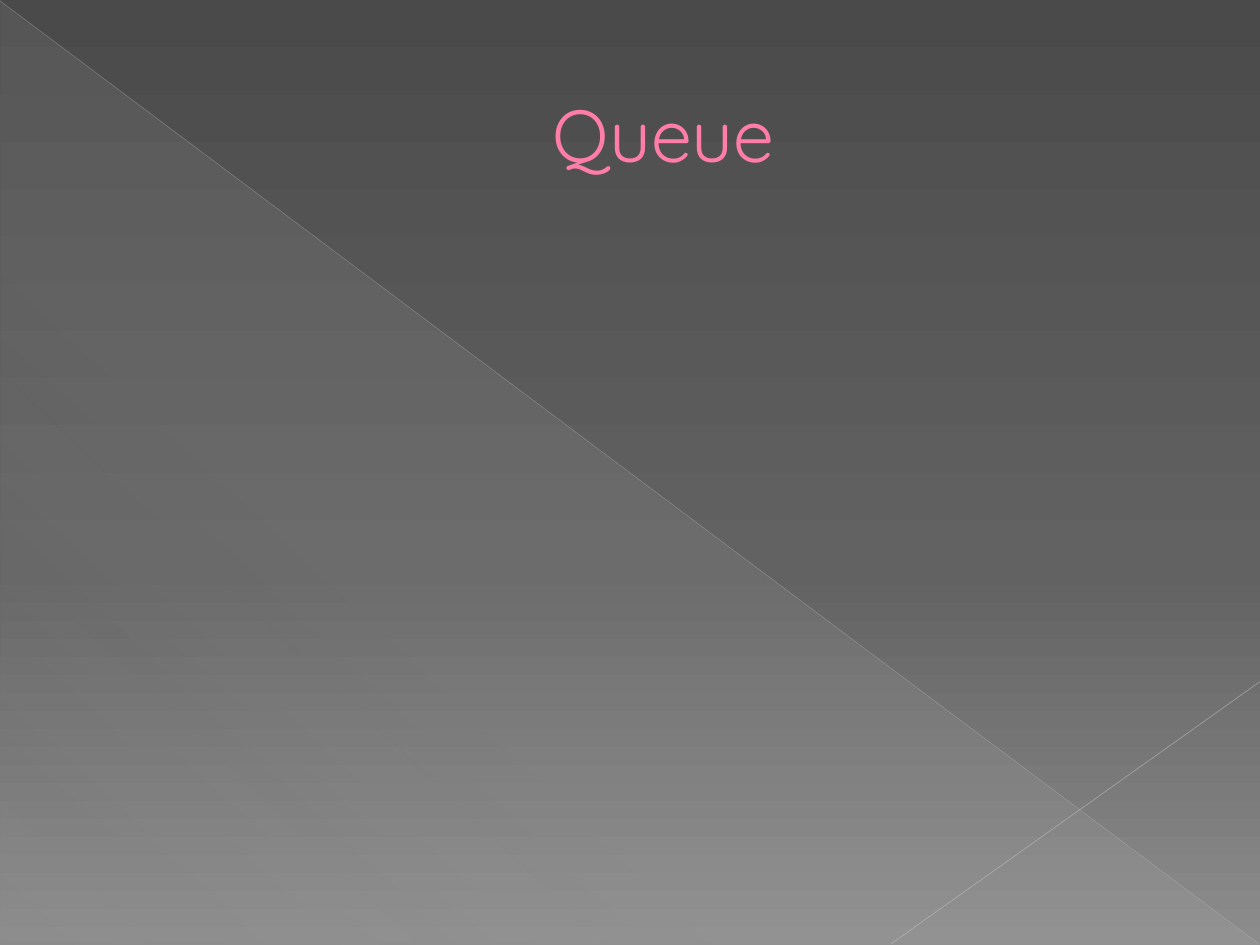
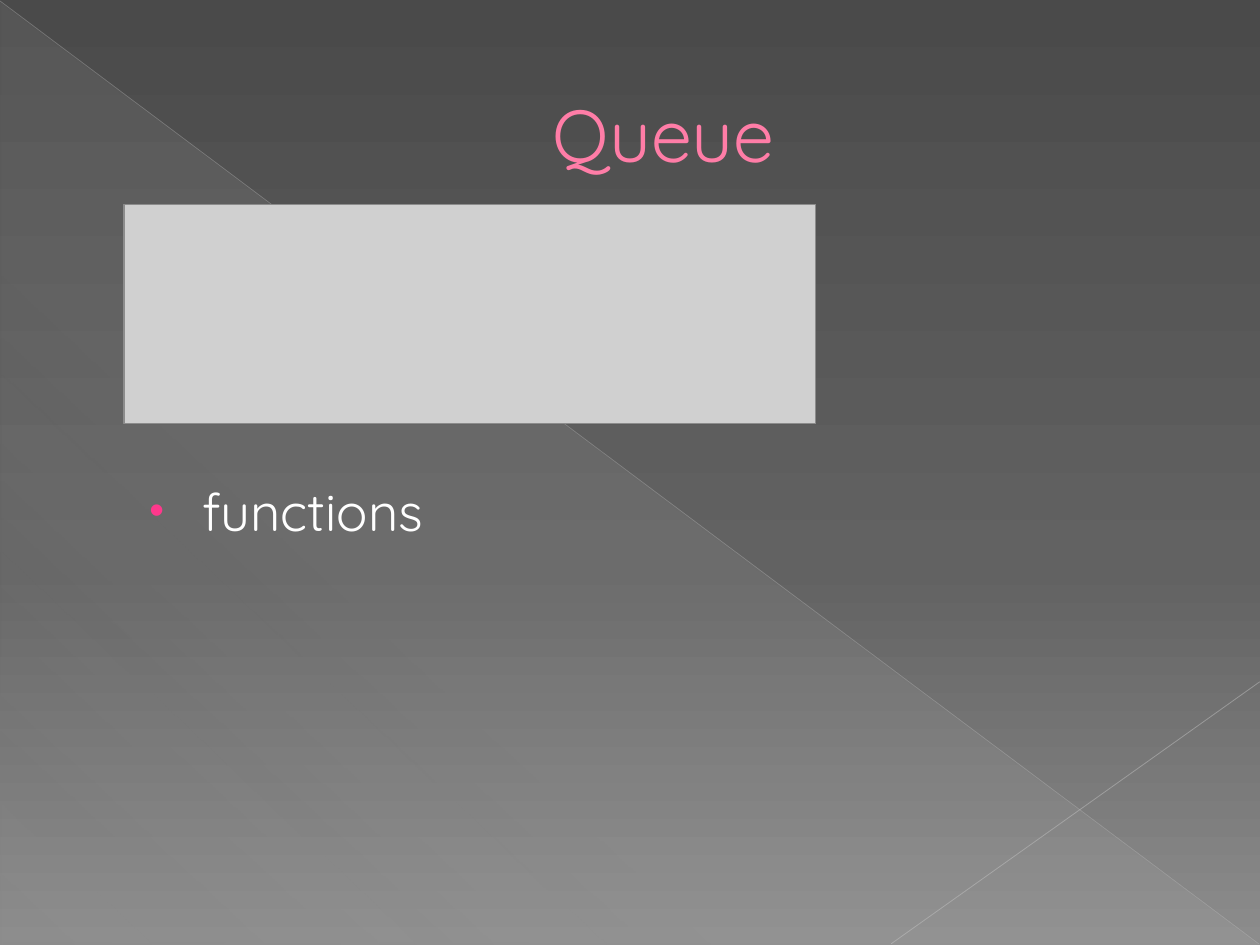
Before and after one commit to IvelinYovkov/Random_Projects, a slide deck: slide 7 of Data_Structures_C#_Training/Linear Data Structures.pptx. Drawn at 1260x945 pixels with LibreOffice and Linux fonts; fonts in the diff are those of the drawing; grey boxes stand for pictures. Boxes give left, top, right and bottom in pixels: in the first picture for what was removed or moved away, otherwise in the second. Text is boxed around its words. In the diff, an @@ line names an element or a change of style, - is before the commit and + after.

```diff
--- a/Data_Structures_C#_Training/Linear Data Structures.pptx
+++ b/Data_Structures_C#_Training/Linear Data Structures.pptx
@@ picture added at box(123, 204, 815, 423) @@
@@ text added at box(202, 492, 423, 532), 30 pt, text #FFFFFF @@
+• functions
```
Also in this commit, not shown: 4 other slides changed, 2 slides added, 2 other files.
